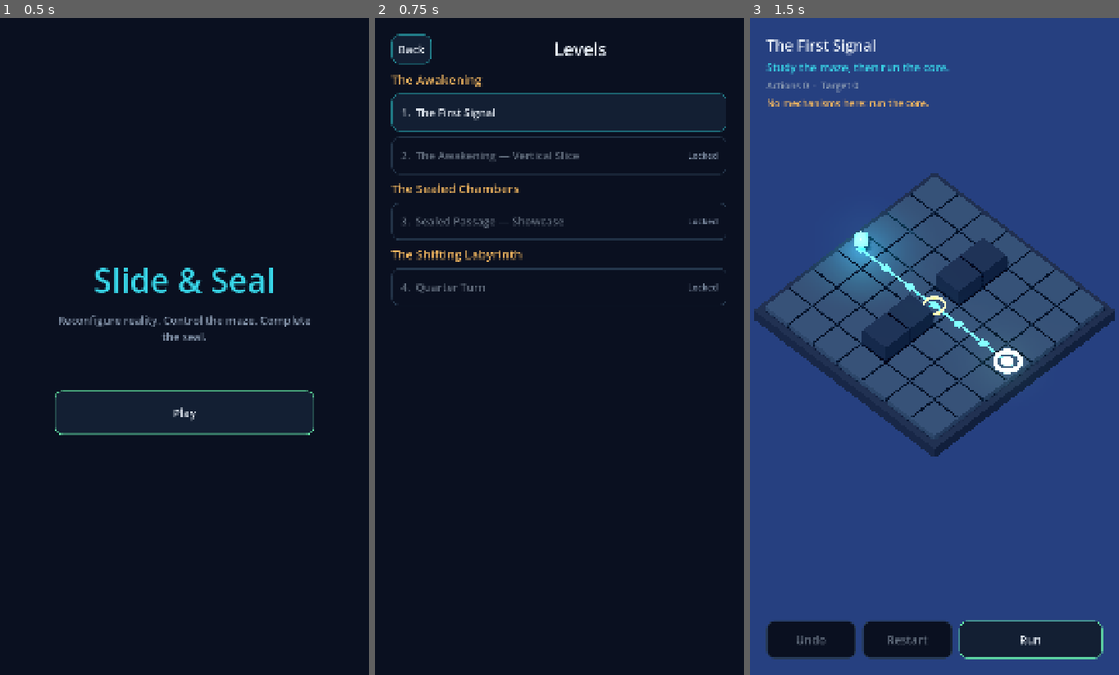
Above: before the commit, frames 1-3 (left to right).
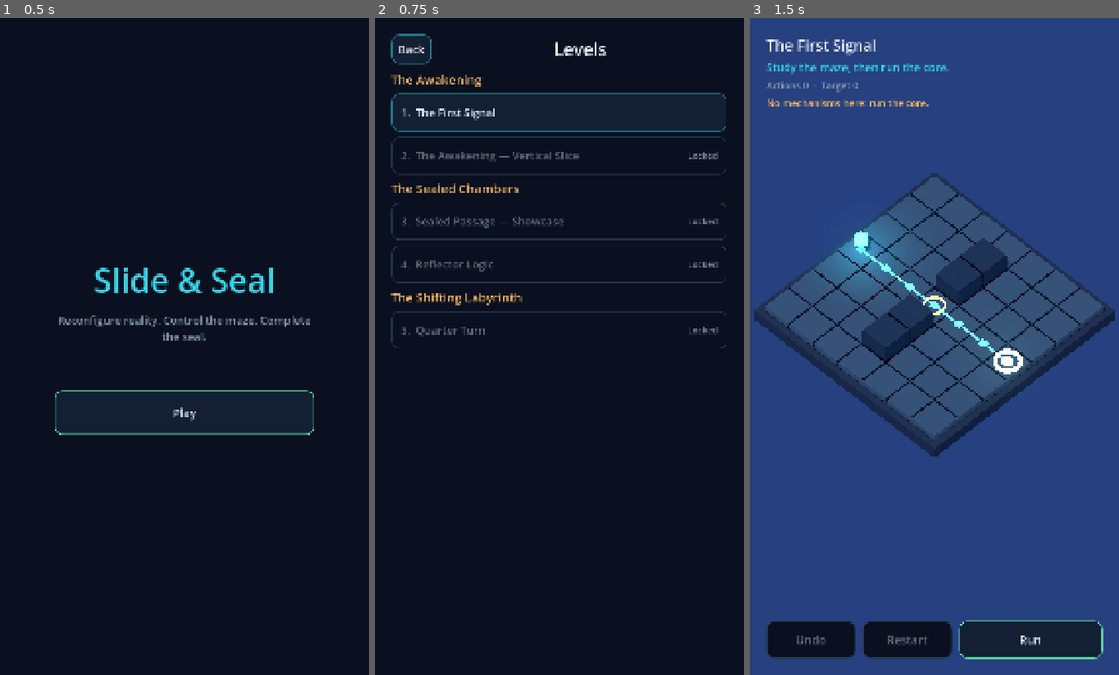
Above: after the commit, the same moments.

Repository: ramesh182rr/slide_and_seal
Game: Godot game, scene res://scenes/app/app_root.tscn
Same seed, same stepped clock (60 frames per second), same inputs: the game is played once before the commit and once after it.
Inputs (mouse positions are in pixels of both pictures, inside the frame that each line leads up to):
- Up to frame 1 (0.5 s): no input
- Up to frame 2 (0.75 s): click "Play" at 0.5 s
- Up to frame 3 (1.5 s): click (934, 109) at 1.27 s

Frame 1 is identical in both runs. In frame 2, 1.9% of the frame differs, in the area x 4-96%, y 34-51%; in frame 3, nothing differs.

Commit message:
feat(presentation): render energy beams, mirrors and receivers; add Reflector Logic level

Diff:
--- a/game/data/catalog.json
+++ b/game/data/catalog.json
@@ -13,7 +13,8 @@
       "id": "world_05_sealed_chambers",
       "title": "The Sealed Chambers",
       "levels": [
-        "world_05_showcase"
+        "world_05_showcase",
+        "world_05_reflector_logic"
       ]
     },
     {
--- /dev/null
+++ b/game/data/levels/world_05_reflector_logic.json
@@ -0,0 +1,42 @@
+{
+  "schema_version": 3,
+  "id": "world_05_reflector_logic",
+  "title": "Reflector Logic",
+  "world_id": "world_05_sealed_chambers",
+  "access": "free",
+  "board": { "width": 7, "height": 7 },
+  "core": { "position": [0, 5], "route_id": "route_main" },
+  "destination": { "position": [6, 5], "seal_id": "seal_final" },
+  "terrain": {
+    "walls": [[6, 2]]
+  },
+  "setup": { "allowed_mechanisms": [] },
+  "routes": {
+    "route_main": {
+      "nodes": [[0, 5], [1, 5], [2, 5], [3, 5], [4, 5], [5, 5], [6, 5]],
+      "checkpoints": [
+        { "id": "cp_mirrors", "position": [1, 5], "allowed_mechanisms": ["energy_routing"] }
+      ]
+    }
+  },
+  "objects": [],
+  "mechanisms": {
+    "switches": [
+      { "id": "receiver_gate", "kind": "receiver", "position": [2, 2] }
+    ],
+    "gates": [
+      { "id": "gate_seal", "position": [4, 5], "requires": ["receiver_gate"] }
+    ],
+    "energy_emitters": [
+      { "id": "emitter", "position": [0, 0], "direction": "right" }
+    ],
+    "reflectors": [
+      { "id": "mirror_top", "position": [5, 0], "orientation": "/" },
+      { "id": "mirror_low", "position": [5, 2], "orientation": "\\" }
+    ]
+  },
+  "objectives": [
+    { "type": "reach_destination", "target_id": "seal_final" }
+  ],
+  "scoring": { "target_actions": 2, "optimal_actions": 2 }
+}
--- a/game/scripts/controllers/gameplay_controller.gd
+++ b/game/scripts/controllers/gameplay_controller.gd
@@ -4,7 +4,7 @@
 ## Every state change goes through PuzzleSession; previews use PuzzleSession.preview (same rules).
 ## Input is locked while a committed result is being played back.
 
-enum TargetKind { NONE, OBJECT, ZONE, SWITCH, SECTION }
+enum TargetKind { NONE, OBJECT, ZONE, SWITCH, SECTION, REFLECTOR }
 
 ## Emitted when the player confirms leaving the puzzle.
 signal leave_requested
@@ -111,6 +111,8 @@
 			return "switch:" + _target_id
 		TargetKind.SECTION:
 			return "section:" + _target_id
+		TargetKind.REFLECTOR:
+			return "reflector:" + _target_id
 	return ""
 
 
@@ -208,10 +210,21 @@
 	var marks := _symbol_phrase(switch_id)
 	if switch_def.kind == SwitchDefinition.Kind.PRESSURE:
 		_select_none_with_message("Pressure plate%s: on while a block rests on it." % marks)
+	elif switch_def.kind == SwitchDefinition.Kind.RECEIVER:
+		_select_none_with_message("Receiver%s: on while an energy beam reaches it." % marks)
 	elif not _allowed(MechanismIds.SWITCHES_SEALS):
 		_select_none_with_message("Switches cannot be used here.")
 	else:
 		_set_target(TargetKind.SWITCH, switch_id)
+
+
+func select_reflector(reflector_id: String) -> void:
+	if _session.get_level().reflector_by_id(reflector_id) == null:
+		return
+	if not _allowed(MechanismIds.ENERGY_ROUTING):
+		_select_none_with_message("Mirrors cannot be flipped here.")
+	else:
+		_set_target(TargetKind.REFLECTOR, reflector_id)
 
 
 func select_section(section_id: String) -> void:
@@ -258,7 +271,7 @@
 	_target_id = id
 	_board.clear_preview()
 	_board.set_highlight(id if kind == TargetKind.OBJECT else "", id if kind == TargetKind.ZONE else "",
-		id if kind == TargetKind.SWITCH else "", id if kind == TargetKind.SECTION else "")
+		id if kind == TargetKind.SWITCH or kind == TargetKind.REFLECTOR else "", id if kind == TargetKind.SECTION else "")
 	if kind != TargetKind.NONE:
 		_hud.clear_message()
 	_refresh_panel()
@@ -275,12 +288,20 @@
 	if _target_kind == TargetKind.OBJECT and not _allowed(MechanismIds.PUSH_PULSE) \
 			or _target_kind == TargetKind.ZONE and not _allowed(MechanismIds.GRAVITY_SHIFT) \
 			or _target_kind == TargetKind.SWITCH and not _allowed(MechanismIds.SWITCHES_SEALS) \
-			or _target_kind == TargetKind.SECTION and not _allowed(MechanismIds.ROTATING_SECTIONS):
+			or _target_kind == TargetKind.SECTION and not _allowed(MechanismIds.ROTATING_SECTIONS) \
+			or _target_kind == TargetKind.REFLECTOR and not _allowed(MechanismIds.ENERGY_ROUTING):
 		_target_kind = TargetKind.NONE
 		_target_id = ""
 		_board.set_highlight("", "")
 	if _target_kind == TargetKind.NONE:
 		panel.hide_target()
+		return
+	if _target_kind == TargetKind.REFLECTOR:
+		# No "/" or "\\" in the title: in the isometric view a grid diagonal is drawn near-horizontal
+		# or near-vertical, so the symbol would mislead. The mirror itself shows its angle.
+		panel.show_action("Mirror",
+			"Hold to preview the new beam path, release to flip the mirror.", "Flip mirror",
+			not _busy and _session.preview(PuzzleAction.flip_reflector(_target_id)).is_ok())
 		return
 	if _target_kind == TargetKind.SECTION:
 		var options: Array = []
@@ -333,6 +354,13 @@
 		clear_selection()
 	elif _switch_at(hit.cell) != "":
 		select_switch(_switch_at(hit.cell))
+	elif level.reflector_at(hit.cell) != null:
+		select_reflector(level.reflector_at(hit.cell).id)
+	elif level.emitter_at(hit.cell) != null:
+		var emitter := level.emitter_at(hit.cell)
+		var needs := ", ".join(emitter.requires)
+		_select_none_with_message("Emitter: fires an energy beam%s." % ("" if emitter.requires.is_empty()
+			else " while its switches are on (%s)" % needs))
 	elif level.gate_at(hit.cell) != null:
 		var gate := level.gate_at(hit.cell)
 		_select_none_with_message("Gate%s opens when every switch marked %s is on."
@@ -400,6 +428,8 @@
 			var options := _section_turn_options(_target_id)
 			if index < options.size():
 				return PuzzleAction.rotate_section(_target_id, options[index])
+		TargetKind.REFLECTOR:
+			return PuzzleAction.flip_reflector(_target_id)
 	return null
 
 
--- a/game/scripts/presentation/animation_director.gd
+++ b/game/scripts/presentation/animation_director.gd
@@ -10,6 +10,7 @@
 const ZONE_TURN_SECONDS := 0.22
 const GATE_SECONDS := 0.25
 const SECTION_TURN_SECONDS := 0.4
+const MIRROR_FLIP_SECONDS := 0.25
 
 ## When true, nothing animates (reduced motion; also used by tests).
 var instant: bool = false
@@ -27,6 +28,7 @@
 	var tween := create_tween()
 	var steps := _queue_zone_turns(tween, before, result.state)
 	steps += _queue_section_turns(tween, before, result)
+	steps += _queue_mirror_flips(tween, before, result.state)
 	if result.travel != null:
 		steps += _queue_travel(tween, result)
 	else:
@@ -49,6 +51,20 @@
 			var turn := func(t: float) -> void: pivot.rotation.y = lerp_angle(from_yaw, to_yaw, t)
 			_tweener(tween, count > 0).tween_method(turn, 0.0, 1.0, ZONE_TURN_SECONDS)
 			count += 1
+	return count
+
+
+## Flipped mirrors swing to their new diagonal. Beams are redrawn when the board snaps afterwards.
+func _queue_mirror_flips(tween: Tween, before: PuzzleState, after: PuzzleState) -> int:
+	var count := 0
+	for reflector_id: String in after.reflector_slash.keys():
+		if before.reflector_slash[reflector_id] == after.reflector_slash[reflector_id]:
+			continue
+		var pivot := _board.fixtures().reflector_pivot(reflector_id)
+		var target := MechanismFixtures3D.reflector_yaw(after.reflector_slash[reflector_id])
+		_tweener(tween, count > 0).tween_property(pivot, "rotation:y", target, MIRROR_FLIP_SECONDS) \
+			.set_trans(Tween.TRANS_BACK).set_ease(Tween.EASE_OUT)
+		count += 1
 	return count
 
 
--- a/game/scripts/presentation/board_renderer_3d.gd
+++ b/game/scripts/presentation/board_renderer_3d.gd
@@ -141,6 +141,9 @@
 		if now != null and now.position != obj.position:
 			_add_mesh(ghost, material, object_world_position(obj.position), _preview_root)
 	_fixtures.add_preview_ghosts(_preview_root, current, previewed)
+	# Where the beams would run (docs/03 §6: "beam preview should show the full route").
+	if _fixtures.beam_signature(current) != _fixtures.beam_signature(previewed):
+		_fixtures.add_beams(_preview_root, previewed, true)
 	# Where each track piece would lie after a previewed turn.
 	var pad := BoxMesh.new()
 	pad.size = Vector3(0.3, 0.06, 0.3)
--- a/game/scripts/presentation/mechanism_fixtures_3d.gd
+++ b/game/scripts/presentation/mechanism_fixtures_3d.gd
@@ -7,6 +7,8 @@
 
 const GATE_HEIGHT := 0.72
 const LABEL_HEIGHT := 1.15
+const BEAM_HEIGHT := 0.36
+const BEAM_THICKNESS := 0.07
 
 var _level: LevelDefinition
 var _library: MaterialLibrary
@@ -17,6 +19,8 @@
 var _portal_rings: Dictionary[String, MeshInstance3D] = {}
 var _labels: Dictionary[String, Label3D] = {}
 var _lit: Dictionary[String, bool] = {}
+var _reflector_pivots: Dictionary[String, Node3D] = {}
+var _beam_root: Node3D
 
 
 func build(level: LevelDefinition, library: MaterialLibrary) -> void:
@@ -29,6 +33,13 @@
 		_build_gate(gate)
 	for portal: PortalDefinition in level.portals:
 		_build_portal(portal)
+	for emitter: EmitterDefinition in level.emitters:
+		_build_emitter(emitter)
+	for reflector: ReflectorDefinition in level.reflectors:
+		_build_reflector(reflector)
+	_beam_root = Node3D.new()
+	_beam_root.name = "Beams"
+	add_child(_beam_root)
 
 
 func sync_to_state(state: PuzzleState) -> void:
@@ -43,6 +54,67 @@
 		var active := _portal_active(state, portal)
 		_lit[portal.id] = active
 		_portal_rings[portal.id].material_override = _portal_material(active)
+	for reflector: ReflectorDefinition in _level.reflectors:
+		_reflector_pivots[reflector.id].rotation.y = reflector_yaw(state.reflector_slash[reflector.id])
+	for child: Node in _beam_root.get_children():
+		_beam_root.remove_child(child)
+		child.free()
+	add_beams(_beam_root, state, false)
+
+
+## Draws every beam the state's simulation traces. Ghost beams (previews) are translucent mint.
+func add_beams(parent: Node3D, state: PuzzleState, ghost: bool) -> void:
+	var material := _library.get_material("beam_ghost", Palette.MINT_SUCCESS, 1.2, 0.45) if ghost \
+		else _library.get_material("beam", Palette.CYAN_ENERGY, 3.0)
+	for beam: EnergyResolver.Beam in EnergyResolver.trace(_level, state):
+		var emitter := _emitter(beam.emitter_id)
+		var points: Array[Vector3] = [BoardCoords.cell_to_world(emitter.position, BEAM_HEIGHT)]
+		for cell: Vector2i in beam.cells:
+			points.append(BoardCoords.cell_to_world(cell, BEAM_HEIGHT))
+		if beam.receiver_id == "":
+			# Show the beam reaching the face of whatever stopped it.
+			var last_direction := Grid.offset(emitter.direction)
+			if beam.cells.size() >= 1:
+				var reflector := _level.reflector_at(beam.cells.back())
+				var before := emitter.position if beam.cells.size() == 1 else beam.cells[beam.cells.size() - 2]
+				last_direction = beam.cells.back() - before
+				if reflector != null:
+					last_direction = Grid.offset(ReflectorDefinition.reflect(
+						_direction_of(last_direction), state.reflector_slash[reflector.id]))
+			points.append(points.back() + Vector3(last_direction.x, 0, last_direction.y) * 0.5)
+		for i: int in range(1, points.size()):
+			var a := points[i - 1]
+			var b := points[i]
+			var segment := BoxMesh.new()
+			var length := a.distance_to(b)
+			segment.size = Vector3(length, BEAM_THICKNESS, BEAM_THICKNESS) if absf(a.x - b.x) > 0.001 \
+				else Vector3(BEAM_THICKNESS, BEAM_THICKNESS, length)
+			var instance := MeshInstance3D.new()
+			instance.mesh = segment
+			instance.material_override = material
+			instance.position = (a + b) * 0.5
+			parent.add_child(instance)
+
+
+## Compact description of the traced beams, to tell whether a preview changes them.
+func beam_signature(state: PuzzleState) -> String:
+	var parts := PackedStringArray()
+	for beam: EnergyResolver.Beam in EnergyResolver.trace(_level, state):
+		parts.append("%s:%s>%s" % [beam.emitter_id, str(beam.cells), beam.receiver_id])
+	return ";".join(parts)
+
+
+func beam_segment_count() -> int:
+	return _beam_root.get_child_count()
+
+
+func reflector_pivot(reflector_id: String) -> Node3D:
+	return _reflector_pivots.get(reflector_id)
+
+
+## The mirror slab's long axis lies along "/" or "\" (grid y down = world +Z).
+static func reflector_yaw(slash: bool) -> float:
+	return PI / 4.0 if slash else -PI / 4.0
 
 
 ## Ghosts for gates a preview would change: a raised ghost where an open gate would close, and a
@@ -114,7 +186,20 @@
 
 func _build_switch(switch_def: SwitchDefinition) -> void:
 	var at := BoardCoords.cell_to_world(switch_def.position)
-	if switch_def.kind == SwitchDefinition.Kind.PRESSURE:
+	if switch_def.kind == SwitchDefinition.Kind.RECEIVER:
+		# A pedestal with a crystal lamp that lights while a beam reaches it.
+		var pedestal := CylinderMesh.new()
+		pedestal.top_radius = 0.22
+		pedestal.bottom_radius = 0.32
+		pedestal.height = 0.24
+		var base := _mesh(pedestal, at + Vector3(0, 0.12, 0))
+		base.material_override = _library.get_material("lever_base", Palette.WALL.lightened(0.25), 0.0, 1.0, 0.5, 0.4)
+		var crystal := SphereMesh.new()
+		crystal.radius = 0.17
+		crystal.height = 0.34
+		_switch_lamps[switch_def.id] = _mesh(crystal, at + Vector3(0, BEAM_HEIGHT, 0))
+		_switch_bases[switch_def.id] = base
+	elif switch_def.kind == SwitchDefinition.Kind.PRESSURE:
 		# A square plate that lights up while pressed: the plate is its own lamp.
 		var plate := BoxMesh.new()
 		plate.size = Vector3(0.72, 0.05, 0.72)
@@ -148,6 +233,58 @@
 	_label(gate.id, BoardCoords.cell_to_world(gate.position, LABEL_HEIGHT), Palette.MECHANISM_AMBER)
 
 
+func _build_emitter(emitter: EmitterDefinition) -> void:
+	var at := BoardCoords.cell_to_world(emitter.position)
+	var body := BoxMesh.new()
+	body.size = Vector3(0.7, 0.55, 0.7)
+	var node := _mesh(body, at + Vector3(0, 0.27, 0))
+	node.material_override = _library.get_material("emitter", Palette.WALL.lightened(0.2), 0.0, 1.0, 0.6, 0.35)
+	var nozzle := BoxMesh.new()
+	nozzle.size = Vector3(0.24, 0.24, 0.24)
+	var step := Grid.offset(emitter.direction)
+	var tip := _mesh(nozzle, at + Vector3(step.x * 0.38, BEAM_HEIGHT, step.y * 0.38))
+	tip.material_override = _library.get_material("emitter_nozzle", Palette.CYAN_ENERGY, 2.0)
+
+
+func _build_reflector(reflector: ReflectorDefinition) -> void:
+	var pivot := Node3D.new()
+	pivot.name = "Mirror_%s" % reflector.id
+	pivot.position = BoardCoords.cell_to_world(reflector.position)
+	add_child(pivot)
+	_reflector_pivots[reflector.id] = pivot
+	var base := CylinderMesh.new()
+	base.top_radius = 0.34
+	base.bottom_radius = 0.38
+	base.height = 0.1
+	var base_node := MeshInstance3D.new()
+	base_node.mesh = base
+	base_node.position = Vector3(0, 0.05, 0)
+	base_node.material_override = _library.get_material("lever_base", Palette.WALL.lightened(0.25), 0.0, 1.0, 0.5, 0.4)
+	pivot.add_child(base_node)
+	_switch_bases[reflector.id] = base_node
+	var slab := BoxMesh.new()
+	slab.size = Vector3(1.0, 0.55, 0.08)
+	var mirror := MeshInstance3D.new()
+	mirror.mesh = slab
+	mirror.position = Vector3(0, 0.33, 0)
+	mirror.material_override = _library.get_material("mirror", Palette.METAL_HIGHLIGHT, 0.4, 1.0, 0.9, 0.08)
+	pivot.add_child(mirror)
+
+
+func _emitter(emitter_id: String) -> EmitterDefinition:
+	for emitter: EmitterDefinition in _level.emitters:
+		if emitter.id == emitter_id:
+			return emitter
+	return null
+
+
+static func _direction_of(step: Vector2i) -> Grid.Direction:
+	for direction: int in 4:
+		if Grid.offset(direction as Grid.Direction) == step:
+			return direction as Grid.Direction
+	return Grid.Direction.UP
+
+
 func _build_portal(portal: PortalDefinition) -> void:
 	var at := BoardCoords.cell_to_world(portal.position)
 	var ring := TorusMesh.new()
--- a/game/scripts/ui/hud_controller.gd
+++ b/game/scripts/ui/hud_controller.gd
@@ -15,6 +15,7 @@
 	MechanismIds.GRAVITY_SHIFT: "Gravity",
 	MechanismIds.SWITCHES_SEALS: "Switches",
 	MechanismIds.ROTATING_SECTIONS: "Rotation",
+	MechanismIds.ENERGY_ROUTING: "Energy",
 }
 
 var _title := Label.new()
@@ -131,6 +132,8 @@
 		tap_only.append("switch")
 	if mechanisms.has(MechanismIds.ROTATING_SECTIONS):
 		tap_only.append("rotating section")
+	if mechanisms.has(MechanismIds.ENERGY_ROUTING):
+		tap_only.append("mirror")
 	if not tap_only.is_empty():
 		var phrase := "a " + " or ".join(tap_only)
 		parts.append(("tap " if not parts.is_empty() else "Tap ") + phrase)
--- a/game/tests/integration/test_app_navigation.gd
+++ b/game/tests/integration/test_app_navigation.gd
@@ -41,10 +41,11 @@
 	var ids := PackedStringArray()
 	for entry: LevelCatalog.Entry in catalog.entries:
 		ids.append(entry.level_id)
-	assert_eq(ids, PackedStringArray(["world_01_level_001", "world_01_slice", "world_05_showcase", "world_06_quarter_turn"]))
+	assert_eq(ids, PackedStringArray(["world_01_level_001", "world_01_slice", "world_05_showcase", "world_05_reflector_logic", "world_06_quarter_turn"]))
 	assert_eq(catalog.worlds[0].title, "The Awakening")
 	assert_eq(catalog.next_after("world_01_slice").level_id, "world_05_showcase")
-	assert_eq(catalog.next_after("world_05_showcase").level_id, "world_06_quarter_turn")
+	assert_eq(catalog.next_after("world_05_showcase").level_id, "world_05_reflector_logic")
+	assert_eq(catalog.next_after("world_05_reflector_logic").level_id, "world_06_quarter_turn")
 	assert_null(catalog.next_after("world_06_quarter_turn"))
 
 
@@ -63,7 +64,7 @@
 	(app.current_screen() as HomeScreen).play_requested.emit()
 	assert_eq(app.current_screen_name(), AppRoot.LEVEL_SELECT)
 	var screen := app.current_screen() as LevelSelectScreen
-	assert_eq(screen.listed_level_ids(), PackedStringArray(["world_01_level_001", "world_01_slice", "world_05_showcase", "world_06_quarter_turn"]))
+	assert_eq(screen.listed_level_ids(), PackedStringArray(["world_01_level_001", "world_01_slice", "world_05_showcase", "world_05_reflector_logic", "world_06_quarter_turn"]))
 	assert_eq(screen.row_texts("world_01_slice")[0], "2.  The Awakening — Vertical Slice")
 	app.free()
 
--- /dev/null
+++ b/game/tests/integration/test_reflector_logic_scene.gd
@@ -0,0 +1,115 @@
+extends TestCase
+## M7b: energy routing in the 3D scene, on "Reflector Logic".
+## Emitter (0,0) fires right; mirror_top (5,0) starts "/" (beam leaves the board); flipped "\" it
+## sends the beam down to mirror_low (5,2), which must become "/" to send it left to the receiver
+## (2,2) that opens gate_seal (4,5) on the core's corridor.
+
+const SCENE := "res://scenes/gameplay/gameplay_root.tscn"
+const LEVEL := "res://data/levels/world_05_reflector_logic.json"
+
+
+func _spawn() -> GameplayController:
+	var scene: GameplayController = (load(SCENE) as PackedScene).instantiate()
+	scene.level_path = LEVEL
+	scene.instant_playback = true
+	(Engine.get_main_loop() as SceneTree).root.add_child(scene)
+	return scene
+
+
+func _fixtures(scene: GameplayController) -> MechanismFixtures3D:
+	return scene.get_board().fixtures()
+
+
+func _tap_cell(scene: GameplayController, cell: Vector2i) -> void:
+	var at := scene.get_camera_rig().get_camera().unproject_position(BoardCoords.cell_to_world(cell))
+	for pressed: bool in [true, false]:
+		var event := InputEventMouseButton.new()
+		event.button_index = MOUSE_BUTTON_LEFT
+		event.pressed = pressed
+		event.position = at
+		scene.get_board_input().handle_event(event)
+
+
+func _assert_energy_visuals_match_state(scene: GameplayController, context: String) -> void:
+	var state := scene.get_session().get_state()
+	for reflector_id: String in state.reflector_slash.keys():
+		assert_true(is_equal_approx(_fixtures(scene).reflector_pivot(reflector_id).rotation.y,
+			MechanismFixtures3D.reflector_yaw(state.reflector_slash[reflector_id])), "%s — %s" % [reflector_id, context])
+	assert_eq(_fixtures(scene).is_lit("receiver_gate"), state.powered_receivers.has("receiver_gate"),
+		"receiver lamp — " + context)
+	var beam_cells := 0
+	for beam: EnergyResolver.Beam in EnergyResolver.trace(scene.get_session().get_level(), state):
+		beam_cells += beam.cells.size()
+	assert_true(_fixtures(scene).beam_segment_count() >= beam_cells, "every traced cell is drawn — " + context)
+
+
+func test_initial_beam_and_mirrors_match_state() -> void:
+	var scene := _spawn()
+	_assert_energy_visuals_match_state(scene, "initial")
+	assert_eq(_fixtures(scene).beam_segment_count(), 6, "five traced cells plus the stub past the mirror")
+	assert_false(_fixtures(scene).is_lit("receiver_gate"))
+	scene.free()
+
+
+func test_tapping_energy_fixtures_explains_them() -> void:
+	var scene := _spawn()
+	_tap_cell(scene, Vector2i(2, 2))
+	assert_true(scene.get_hud().message_text().begins_with("Receiver A: on while an energy beam reaches it."),
+		scene.get_hud().message_text())
+	_tap_cell(scene, Vector2i(0, 0))
+	assert_eq(scene.get_hud().message_text(), "Emitter: fires an energy beam.")
+	_tap_cell(scene, Vector2i(5, 0))
+	assert_eq(scene.get_hud().message_text(), "Mirrors cannot be flipped here.", "not before the checkpoint")
+	scene.free()
+
+
+func test_flip_panel_previews_the_new_beam() -> void:
+	var scene := _spawn()
+	scene.request_action(PuzzleAction.run_core())
+	assert_eq(scene.get_hud().available_text(), "Available: Energy. Tap a mirror.")
+	_tap_cell(scene, Vector2i(5, 0))
+	assert_eq(scene.selected_target(), "reflector:mirror_top")
+	var panel := scene.get_hud().mechanism_panel()
+	assert_eq(panel.action_button(0).text, "Flip mirror")
+	assert_false(panel.action_button(0).disabled)
+	var key := scene.get_session().get_state().to_key()
+	panel.action_button(0).button_down.emit()
+	assert_true(scene.get_board().preview_ghost_count() > 0, "the new beam path is previewed")
+	assert_eq(scene.get_session().get_state().to_key(), key, "preview must not commit")
+	panel.action_button(0).button_up.emit()
+	panel.action_button(0).pressed.emit()
+	assert_false(scene.get_session().get_state().reflector_slash["mirror_top"])
+	_assert_energy_visuals_match_state(scene, "after one flip")
+	scene.free()
+
+
+func test_full_level_through_taps() -> void:
+	var scene := _spawn()
+	assert_true(scene.request_action(PuzzleAction.run_core()).is_ok())
+	var panel := scene.get_hud().mechanism_panel()
+	_tap_cell(scene, Vector2i(5, 2))
+	panel.action_button(0).pressed.emit()
+	_tap_cell(scene, Vector2i(5, 0))
+	panel.action_button(0).pressed.emit()
+	var state := scene.get_session().get_state()
+	assert_true(state.powered_receivers.has("receiver_gate"))
+	assert_true(_fixtures(scene).is_lit("receiver_gate"))
+	assert_true(is_equal_approx(_fixtures(scene).gate_node("gate_seal").position.y, MechanismFixtures3D.gate_y(true)))
+	_assert_energy_visuals_match_state(scene, "both flipped")
+	var finale := scene.request_action(PuzzleAction.run_core())
+	assert_true(finale.is_ok(), finale.message)
+	assert_eq(scene.get_session().get_state().phase, PuzzleState.Phase.LEVEL_COMPLETED)
+	assert_eq(scene.get_session().get_state().mechanism_action_count, 2)
+	scene.free()
+
+
+func test_undo_restores_mirror_and_beam() -> void:
+	var scene := _spawn()
+	scene.request_action(PuzzleAction.run_core())
+	var before := _fixtures(scene).beam_segment_count()
+	scene.request_action(PuzzleAction.flip_reflector("mirror_top"))
+	assert_ne(_fixtures(scene).beam_segment_count(), before)
+	scene.request_undo()
+	assert_eq(_fixtures(scene).beam_segment_count(), before)
+	_assert_energy_visuals_match_state(scene, "after undo")
+	scene.free()
Not shown, added: game/tests/integration/test_reflector_logic_scene.gd.uid
Not shown, changed: CHANGELOG.md
Not shown, changed: docs/DECISIONS.md
